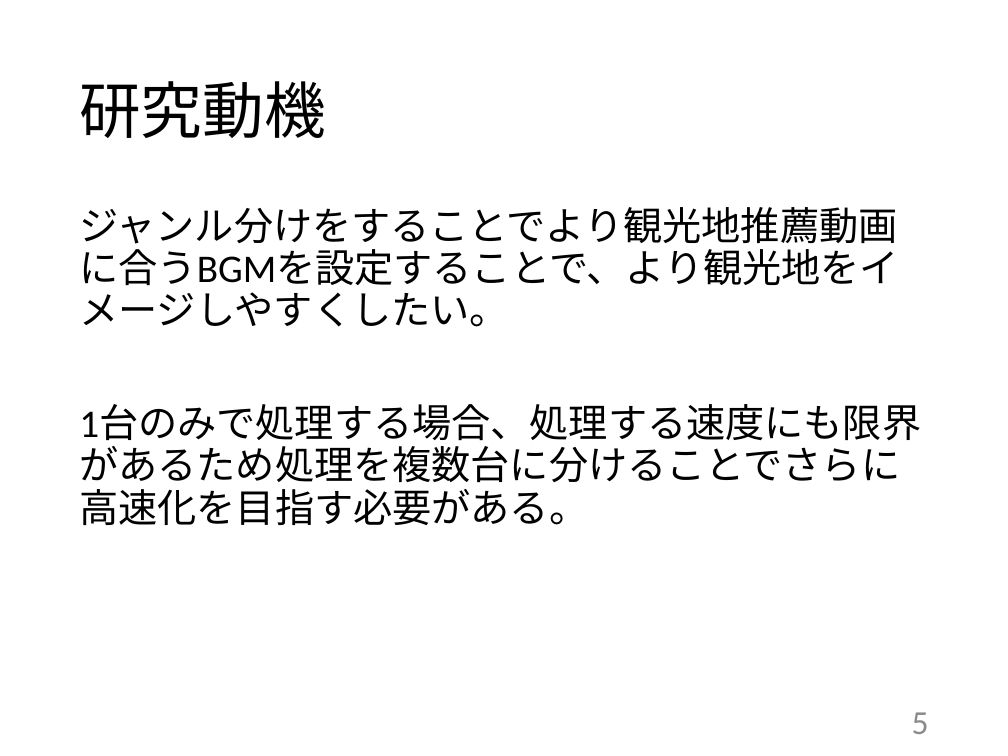
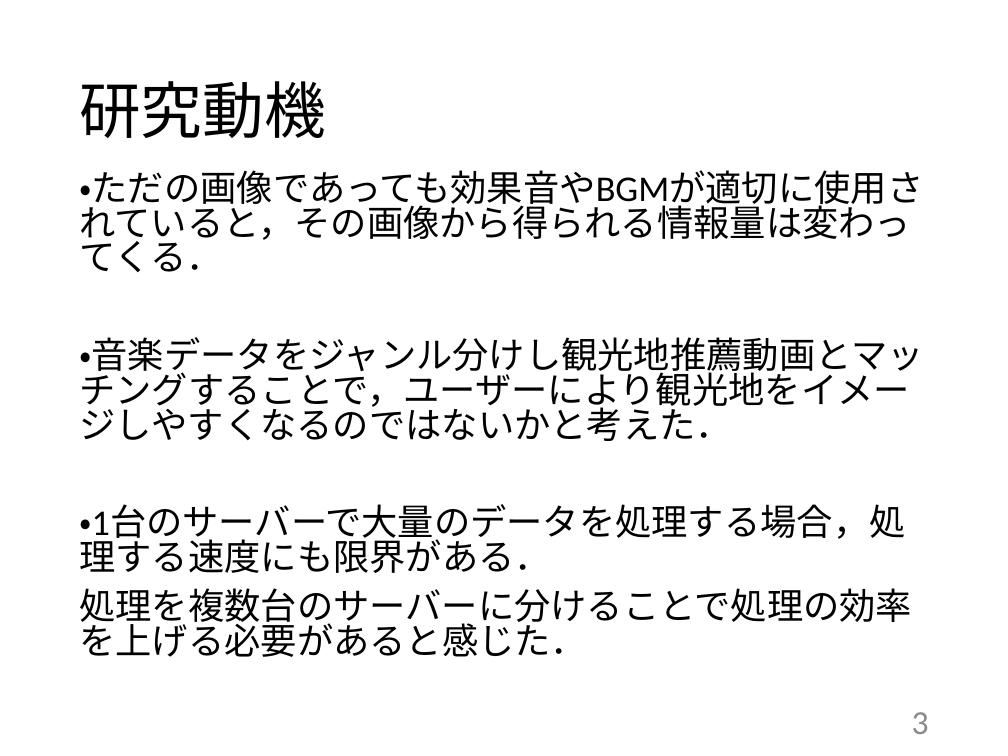
Before and after one commit to kait-takanolab/1821144-yoshii-thesis, a slide deck: slide 3 of 学部_中間発表_1821144.pptx (slide 5 before the commit). Drawn at 1008x756 pixels with LibreOffice and Linux fonts; fonts in the diff are those of the drawing. Boxes give left, top, right and bottom in pixels: in the first picture for what was removed or moved away, otherwise in the second. Text is boxed around its words. In the diff, an @@ line names an element or a change of style, - is before the commit and + after.

```diff
--- a/学部_中間発表_1821144.pptx
+++ b/学部_中間発表_1821144.pptx
@@ text at box(79, 170, 924, 657): text changed; size 28 to 25.9 pt @@
-ジャンル分けをすることでより観光地推薦動画に合うBGMを設定することで、より観光地をイメージしやすくしたい。
-1台のみで処理する場合、処理する速度にも限界があるため処理を複数台に分けることでさらに高速化を目指す必要がある。
+・ただの画像であっても効果音やBGMが適切に使用されていると，その画像から得られる情報量は変わってくる．
+・音楽データをジャンル分けし観光地推薦動画とマッチングすることで，ユーザーにより観光地をイメージしやすくなるのではないかと考えた．
+・1台のサーバーで大量のデータを処理する場合，処理する速度にも限界がある．
+処理を複数台のサーバーに分けることで処理の効率を上げる必要があると感じた．
@@ page number at box(912, 712, 929, 734): text changed @@
-5
+3
```
Also in this commit, not shown: 6 other slides changed, 1 slide added, 1 slide removed.
